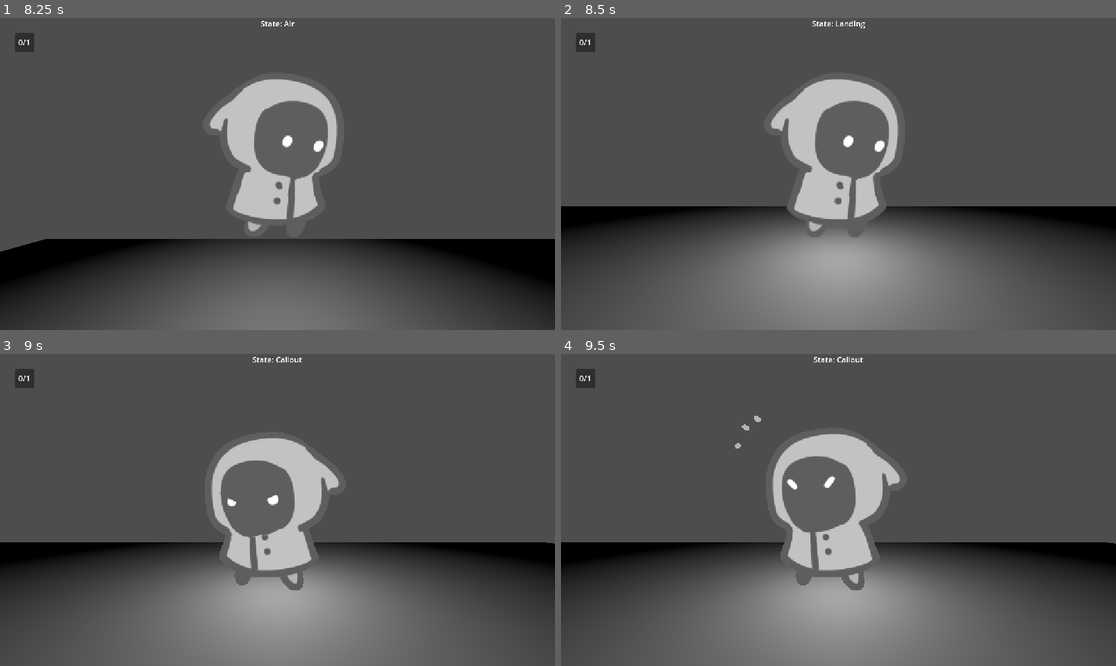
Above: before the commit, frames 1-4 (two rows, left to right).
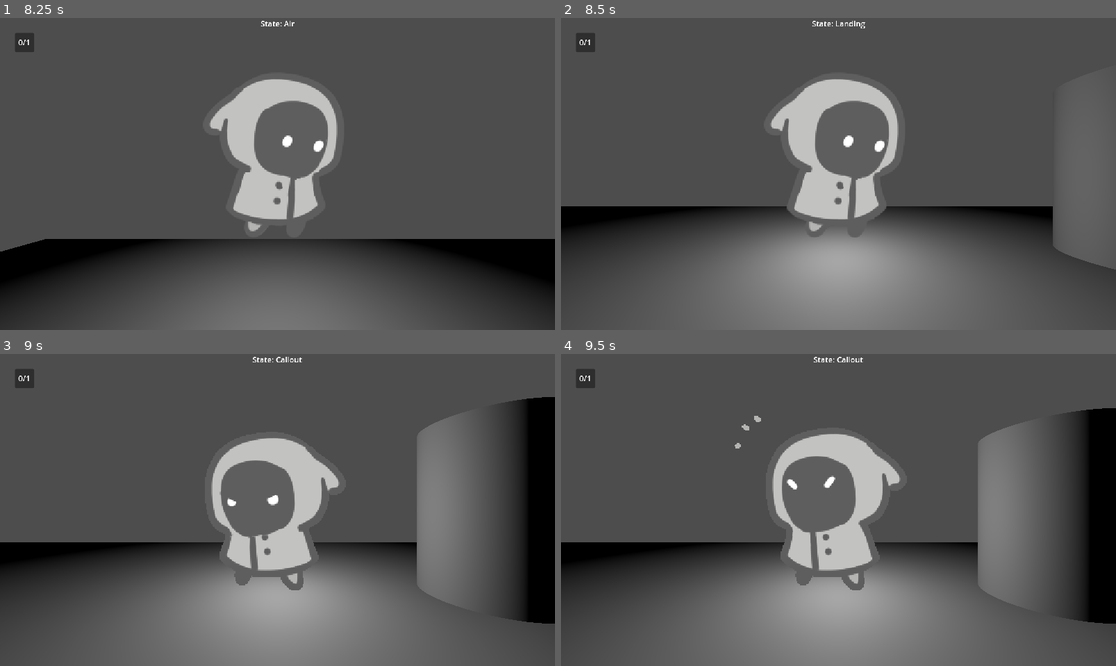
Above: after the commit, the same moments.

Repository: fina-rune/new-spawns-gwj82
Game: Godot game, scene res://scenes/UI/main_menu.tscn
Same seed, same stepped clock (60 frames per second), same inputs: the game is played once before the commit and once after it.
Inputs:
- Up to frame 1 (8.25 s): click "Play Game" at 0.5 s; tap Enter at 1.25 s; hold E (callout) 1.28-2.03 s; hold D (move_right) 1.28-2.78 s; tap Space (jump) at 1.52, 2.27, 3.77, 4.52, 5.27, 6.77, 7.52 s; tap E (callout) every 1.5 s from 2.1 to 8.1 s; hold E (callout) 2.78-3.53 s; hold A (move_left) 2.78-5.03 s; hold E (callout) 4.28-5.03 s; hold D (move_right) from 5.03 s (still down); hold E (callout) 5.78-6.53 s; hold E (callout) 7.28-8.03 s
- Up to frame 2 (8.5 s): keep holding D (move_right); tap Space (jump) at 8.27 s
- Up to frame 3 (9 s): release D (move_right) at 8.78 s; hold A (move_left) from 8.78 s (still down); hold E (callout) from 8.78 s (still down)
- Up to frame 4 (9.5 s): keep holding A (move_left); keep holding E (callout)

Frame 1 is identical in both runs. In frame 2, 2.0% of the frame differs, in the area x 88-100%, y 60-81%; in frame 3, 11%, in the area x 75-100%, y 13-87%; in frame 4, 10%.

Commit message:
Added Hazards and Connected It to Items

Diff:
--- a/new-spawns-gwj82/audio_bus/audio_bus.tres
+++ b/new-spawns-gwj82/audio_bus/audio_bus.tres
@@ -1,6 +1,7 @@
 [gd_resource type="AudioBusLayout" format=3 uid="uid://ddjgaaxiaswv7"]
 
 [resource]
+bus/0/send = &"New Bus"
 bus/1/name = &"Music"
 bus/1/solo = false
 bus/1/mute = false
--- /dev/null
+++ b/new-spawns-gwj82/scenes/Hazards/hazard_base.tscn
@@ -0,0 +1,13 @@
+[gd_scene load_steps=3 format=3 uid="uid://do06jyvvfu2mj"]
+
+[ext_resource type="Script" uid="uid://dusjh05i4nl0p" path="res://scripts/Hazards/hazard_base.gd" id="1_72wam"]
+
+[sub_resource type="BoxShape3D" id="BoxShape3D_gfyfi"]
+
+[node name="HazardBase" type="Area3D"]
+script = ExtResource("1_72wam")
+
+[node name="CollisionShape3D" type="CollisionShape3D" parent="."]
+shape = SubResource("BoxShape3D_gfyfi")
+
+[connection signal="body_entered" from="." to="." method="_on_body_entered"]
--- a/new-spawns-gwj82/scenes/Levels/testing_world.tscn
+++ b/new-spawns-gwj82/scenes/Levels/testing_world.tscn
@@ -1,6 +1,7 @@
-[gd_scene load_steps=7 format=3 uid="uid://bkhglh7rnk742"]
+[gd_scene load_steps=9 format=3 uid="uid://bkhglh7rnk742"]
 
 [ext_resource type="PackedScene" uid="uid://d2wsmsjskfp2c" path="res://scenes/Player/player.tscn" id="1_cuudh"]
+[ext_resource type="PackedScene" uid="uid://do06jyvvfu2mj" path="res://scenes/Hazards/hazard_base.tscn" id="2_cuudh"]
 [ext_resource type="PackedScene" uid="uid://w2fdqspnu0o4" path="res://scenes/Items/item_base.tscn" id="3_w28qs"]
 
 [sub_resource type="BoxMesh" id="BoxMesh_nnsk1"]
@@ -12,7 +13,9 @@
 adjustment_enabled = true
 adjustment_saturation = 0.01
 
-[sub_resource type="BoxMesh" id="BoxMesh_r76f3"]
+[sub_resource type="BoxMesh" id="BoxMesh_cuudh"]
+
+[sub_resource type="CylinderMesh" id="CylinderMesh_r76f3"]
 
 [node name="World" type="Node3D"]
 
@@ -35,13 +38,6 @@
 
 [node name="Camera3D" type="Camera3D" parent="Player"]
 transform = Transform3D(1, 0, 0, 0, 1, 0, 0, 0, 1, 0, 0, 1.93309)
-
-[node name="ItemBase" parent="." instance=ExtResource("3_w28qs")]
-transform = Transform3D(1, 0, 0, 0, 1, 0, 0, 0, 1, 5.59803, 1.1177, -4.13415)
-collision_shape_scale = Vector3(2, 2, 2)
-
-[node name="MeshInstance3D" type="MeshInstance3D" parent="ItemBase"]
-mesh = SubResource("BoxMesh_r76f3")
 
 [node name="DialogCanvas" type="CanvasLayer" parent="."]
 
@@ -79,3 +75,16 @@
 text = "0/3"
 horizontal_alignment = 1
 vertical_alignment = 1
+
+[node name="HazardBase" parent="." node_paths=PackedStringArray("item") instance=ExtResource("2_cuudh")]
+transform = Transform3D(1, 0, 0, 0, 1, 0, 0, 0, 1, 5.59803, 1.1177, -4.13415)
+item = NodePath("../ItemBase")
+
+[node name="MeshInstance3D" type="MeshInstance3D" parent="HazardBase"]
+mesh = SubResource("BoxMesh_cuudh")
+
+[node name="ItemBase" parent="." instance=ExtResource("3_w28qs")]
+transform = Transform3D(1, 0, 0, 0, 1, 0, 0, 0, 1, 2.53557, 1.1177, -4.13415)
+
+[node name="MeshInstance3D" type="MeshInstance3D" parent="ItemBase"]
+mesh = SubResource("CylinderMesh_r76f3")
--- a/new-spawns-gwj82/scenes/Obstacles/obstacle_base.tscn
+++ /dev/null
@@ -1,14 +0,0 @@
-[gd_scene load_steps=3 format=3 uid="uid://bx1svnkybibqq"]
-
-[ext_resource type="Script" uid="uid://ch3v6aja20iwd" path="res://scripts/Obstacles/obstacle_base.gd" id="1_3mu8f"]
-
-[sub_resource type="SphereShape3D" id="SphereShape3D_2tjag"]
-
-[node name="ObstacleBase" type="Area3D"]
-script = ExtResource("1_3mu8f")
-
-[node name="ObstacleAreaOverlap" type="CollisionShape3D" parent="."]
-shape = SubResource("SphereShape3D_2tjag")
-
-[connection signal="body_entered" from="." to="." method="_on_body_entered"]
-[connection signal="body_exited" from="." to="." method="_on_body_exited"]
--- a/new-spawns-gwj82/scenes/Obstacles/platform_obstacle.tscn
+++ /dev/null
@@ -1,24 +0,0 @@
-[gd_scene load_steps=5 format=3 uid="uid://dswub42ffody2"]
-
-[ext_resource type="PackedScene" uid="uid://bx1svnkybibqq" path="res://scenes/Obstacles/obstacle_base.tscn" id="1_h8eqd"]
-[ext_resource type="Script" uid="uid://brw4oxrhexo8p" path="res://scripts/Obstacles/platform_obstacle.gd" id="2_2krja"]
-
-[sub_resource type="BoxShape3D" id="BoxShape3D_tj1eh"]
-
-[sub_resource type="BoxMesh" id="BoxMesh_2krja"]
-
-[node name="PlatformObstacle" instance=ExtResource("1_h8eqd")]
-script = ExtResource("2_2krja")
-
-[node name="ObstacleAreaOverlap" parent="." index="0"]
-transform = Transform3D(3, 0, 0, 0, 3, 0, 0, 0, 3, 0, 0, 0)
-
-[node name="AnimatableBody3D" type="AnimatableBody3D" parent="." index="1"]
-
-[node name="CollisionShape3D" type="CollisionShape3D" parent="AnimatableBody3D" index="0"]
-transform = Transform3D(2, 0, 0, 0, 0.173, 0, 0, 0, 1.826, 0, 0, 0)
-shape = SubResource("BoxShape3D_tj1eh")
-
-[node name="MeshInstance3D" type="MeshInstance3D" parent="AnimatableBody3D" index="1"]
-transform = Transform3D(1.95563, 0, 0, 0, 0.169279, 0, 0, 0, 1.78576, 0, 0, 0)
-mesh = SubResource("BoxMesh_2krja")
--- a/new-spawns-gwj82/scenes/Obstacles/wall_obstacle.tscn
+++ /dev/null
@@ -1,23 +0,0 @@
-[gd_scene load_steps=5 format=3 uid="uid://w8hrsiwxww23"]
-
-[ext_resource type="PackedScene" uid="uid://bx1svnkybibqq" path="res://scenes/Obstacles/obstacle_base.tscn" id="1_t1i1c"]
-[ext_resource type="Script" uid="uid://bpe5ehp4olyry" path="res://scripts/Obstacles/wall_obstacle.gd" id="2_r2rqh"]
-
-[sub_resource type="BoxShape3D" id="BoxShape3D_t1i1c"]
-
-[sub_resource type="BoxMesh" id="BoxMesh_r2rqh"]
-
-[node name="WallObstacle" instance=ExtResource("1_t1i1c")]
-script = ExtResource("2_r2rqh")
-
-[node name="ObstacleAreaOverlap" parent="." index="0"]
-transform = Transform3D(4, 0, 0, 0, 4, 0, 0, 0, 4, 0, 0, 0)
-
-[node name="StaticBody3D" type="StaticBody3D" parent="." index="1"]
-transform = Transform3D(2, 0, 0, 0, 2, 0, 0, 0, 2, 0, 0, 0)
-
-[node name="CollisionShape3D" type="CollisionShape3D" parent="StaticBody3D" index="0"]
-shape = SubResource("BoxShape3D_t1i1c")
-
-[node name="MeshInstance3D" type="MeshInstance3D" parent="StaticBody3D" index="1"]
-mesh = SubResource("BoxMesh_r2rqh")
--- /dev/null
+++ b/new-spawns-gwj82/scripts/Hazards/hazard_base.gd
@@ -0,0 +1,17 @@
+extends Area3D
+
+@export var item: ItemBase
+
+func _ready() -> void:
+	SignalBus.item_collected.connect(on_item_collected)
+
+func _on_body_entered(body: Node3D) -> void:
+	if body.is_in_group("player"):
+		call_deferred("reload_scene_deferred")
+
+func reload_scene_deferred() -> void:
+	get_tree().reload_current_scene()
+
+func on_item_collected(item_caller: ItemBase) -> void:
+	if item_caller == item:
+		queue_free()
--- a/new-spawns-gwj82/scripts/Items/item_base.gd
+++ b/new-spawns-gwj82/scripts/Items/item_base.gd
@@ -47,3 +47,6 @@
 	and SignalBus.callout_connected.is_connected(trigger)):
 		SignalBus.callout_connected.disconnect(trigger)
 		body.set_overlapped_item(null)
+
+func _exit_tree() -> void:
+	SignalBus.item_collected.emit(self)
--- a/new-spawns-gwj82/scripts/Obstacles/obstacle_base.gd
+++ /dev/null
@@ -1,15 +0,0 @@
-class_name ObstacleBase
-extends Area3D
-
-func trigger() -> void:
-	pass
-
-
-func _on_body_entered(body: Node3D) -> void:
-	if body.is_in_group("player"):
-		SignalBus.callout_connected.connect(trigger)
-
-
-func _on_body_exited(body: Node3D) -> void:
-	if body.is_in_group("player") and SignalBus.callout_connected.is_connected(trigger):
-		SignalBus.callout_connected.disconnect(trigger)
--- a/new-spawns-gwj82/scripts/Obstacles/platform_obstacle.gd
+++ /dev/null
@@ -1,7 +0,0 @@
-class_name PlatformBase
-extends ObstacleBase
-
-@onready var animation_player: AnimationPlayer = $AnimationPlayer
-
-func trigger() -> void:
-	animation_player.play("platform_movement")
--- a/new-spawns-gwj82/scripts/Obstacles/wall_obstacle.gd
+++ /dev/null
@@ -1,5 +0,0 @@
-class_name WallObstacle
-extends ObstacleBase
-
-func trigger() -> void:
-	queue_free()
--- a/new-spawns-gwj82/scripts/Signals/signal_bus.gd
+++ b/new-spawns-gwj82/scripts/Signals/signal_bus.gd
@@ -1,8 +1,10 @@
 extends Node
 
 signal callout_connected
+signal item_collected(item_caller: ItemBase)
 
 # Dummy signals to remove warnings.
 func _ready() -> void:
 	if false:
 		emit_signal("callout_connected")
+		emit_signal("item_collected")
Not shown, added: new-spawns-gwj82/scripts/Hazards/hazard_base.gd.uid
Not shown, removed: new-spawns-gwj82/scripts/Obstacles/obstacle_base.gd.uid
Not shown, removed: new-spawns-gwj82/scripts/Obstacles/platform_obstacle.gd.uid
Not shown, removed: new-spawns-gwj82/scripts/Obstacles/wall_obstacle.gd.uid
